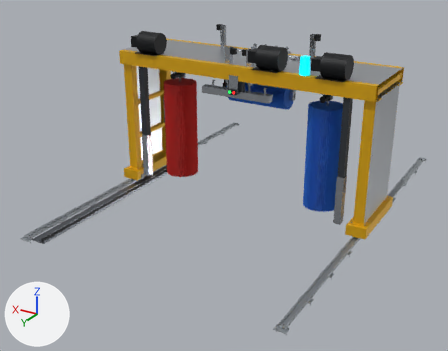
An edit to the glTF model public/cad/wash_gantry.glb, drawn before and after from the same camera.
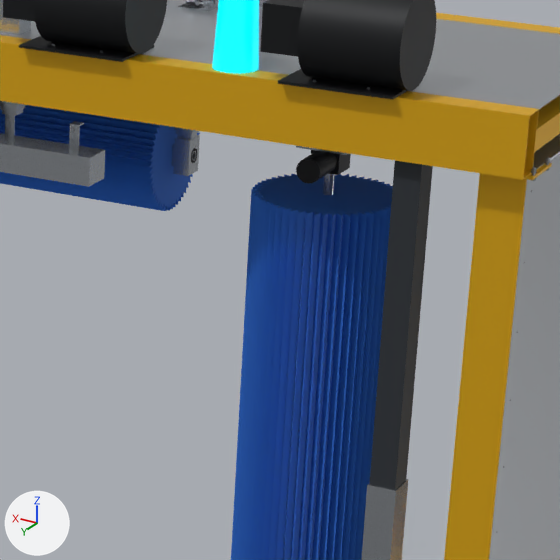
The first picture shows the older version from a 50 mm camera at (-7.12, 13.35, 6.99) aimed at (0.36, 0.88, 0.75). The close-ups show the older and then the newer version on the part from 55% to 86% of the width and 16% to 56% of the height of that picture. Only the edits that show in the close-ups are written down. Arrows for +X, +Y and +Z are at lower left; the lights stay in place. Where no turn or scale is listed for an object, it has been applied to the vertices.

Script lines for the objects in view, before the commit:
```python
me_wsh_dds = bpy.data.meshes.new('WSH-DDS')
me_wsh_dds.from_pydata(...)  # 16 vertices, 32 faces; spans x -0.08..0.08, y -0.09..0.09, z 1.44..3.3
me_wsh_dds.materials.append(mat_hose)  # dark grey #2b3036
me_wsh_dkt = bpy.data.meshes.new('WSH-DKT')
me_wsh_dkt.from_pydata(...)  # 24 vertices, 40 faces; spans x -0.91..0.91, y 0.81..1.0, z 2.87..3.04
me_wsh_dkt.materials.append(mat_ss316)  # light grey #b4b9bf
me_wsh_sbrl = bpy.data.meshes.new('WSH-SBRL')
me_wsh_sbrl.from_pydata(...)  # 298 vertices, 596 faces; spans x -0.43..0.43, y -0.43..0.43, z -1.27..1.27
me_wsh_sbrl.materials.append(mat_brush_blue)  # blue #2a6fd6
ob_wsh_dds_1 = bpy.data.objects.new('WSH-DDS#1', me_wsh_dds)
ob_wsh_dds_1.parent = ob_dryersidel
ob_wsh_dds_1.location = (-2.763, 0.909, 0.0)
ob_wsh_dkt_1 = bpy.data.objects.new('WSH-DKT#1', me_wsh_dkt)
ob_wsh_dkt_1.location = (0.0, 0.0, 0.0)
ob_wsh_sbrl_1 = bpy.data.objects.new('WSH-SBRL#1', me_wsh_sbrl)
ob_wsh_sbrl_1.location = (-2.058, 0.287, 1.555)
# also in view: 'WSH-BCN#1' at (-1.72, 0.91, 3.84); 'WSH-TBR#1' at (0.0, -0.33, 2.73); 'WSH-DKP#1' at (0.0, 0.07, 3.63); 'WSH-DKS#1' at (-2.76, 0.91, 0.85); 'WSH-LCL#1' at (-3.38, 0.07, 1.83)
```
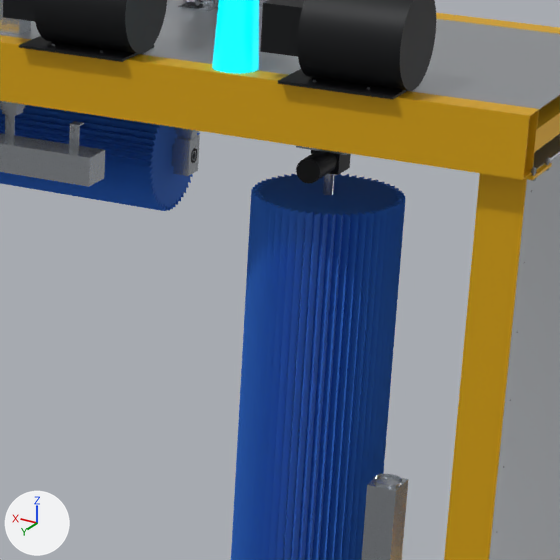
The change, as a diff of the scene's bpy script:
```diff
--- a/public/cad/wash_gantry.glb.py
+++ b/public/cad/wash_gantry.glb.py
@@ me_wsh_dsc @@
+me_wsh_dsc.from_pydata(...)  # 186 vertices, 372 faces; spans x -0.08..0.08, y -0.08..0.08, z -0.015..0.0
+me_wsh_dsc.materials.append(mat_ss316)  # light grey #b4b9bf
@@ ob_wsh_dds_1 @@
-ob_wsh_dds_1 = bpy.data.objects.new('WSH-DDS#1', me_wsh_dds)
-ob_wsh_dds_1.parent = ob_dryersidel
-ob_wsh_dds_1.location = (-2.763, 0.909, 0.0)
@@ ob_wsh_dsc_2 @@
+ob_wsh_dsc_2 = bpy.data.objects.new('WSH-DSC#2', me_wsh_dsc)
+ob_wsh_dsc_2.parent = ob_dryersidel
+ob_wsh_dsc_2.location = (-2.763, 0.909, 1.45)
```

Changed parts and their boxes (x1, y1, x2, y2) in the close-ups (560 x 560 px):
'WSH-DDS#1', deleted: before (370, 161, 433, 490)
'WSH-DSC#2', added: after (373, 474, 403, 488)
